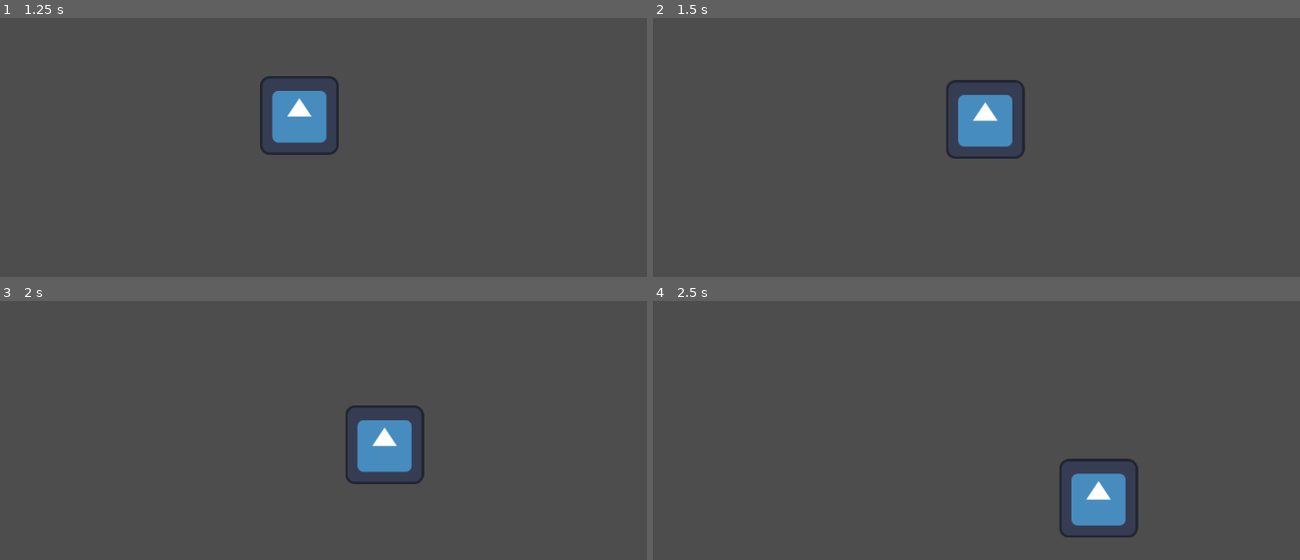
Above: before the commit, frames 1-4 (two rows, left to right).
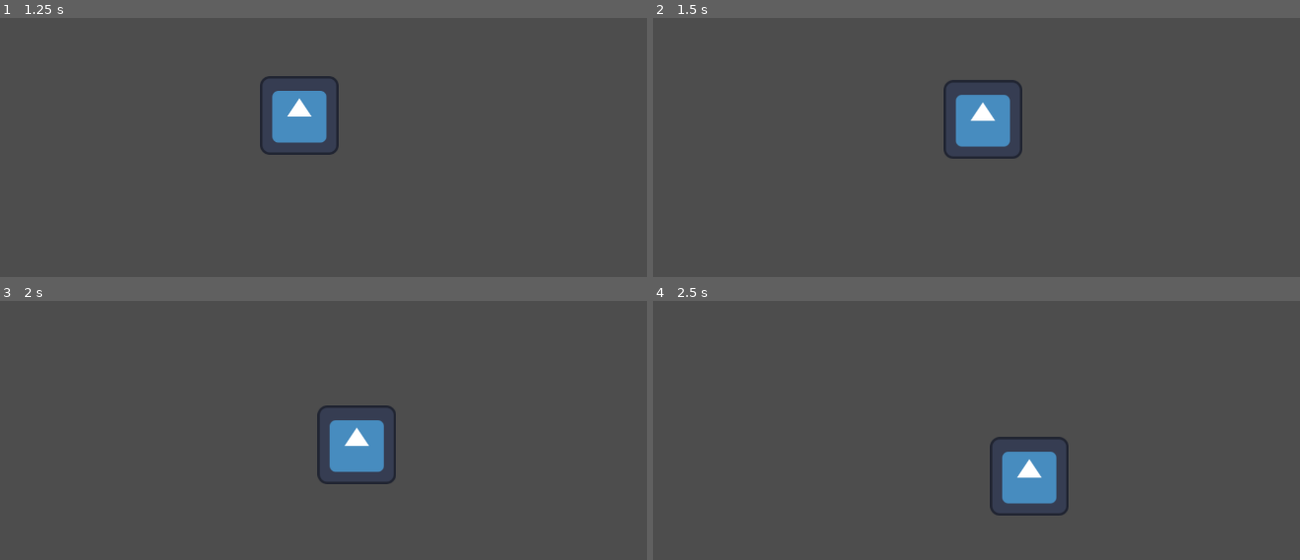
Above: after the commit, the same moments.

Repository: JhonChoulay/the-hackathon-game
Game: Godot game, scene res://Scenes/level.tscn
Same seed, same stepped clock (60 frames per second), same inputs: the game is played once before the commit and once after it. The engine's default icon, where the game draws it, is replaced by a stand-in: a white triangle on a blue panel in a dark square.
Inputs:
- Up to frame 1 (1.25 s): tap Enter at 0.5 s; hold D (right) from 0.53 s (still down)
- Up to frame 2 (1.5 s): release D (right) at 1.28 s; hold S (down) from 1.28 s (still down)
- Up to frame 3 (2 s): keep holding S (down)
- Up to frame 4 (2.5 s): release S (down) at 2.03 s; hold D (right) from 2.03 s (still down)

Frame 1 is identical in both runs. In frame 2, 0.7% of the frame differs, in the area x 44-58%, y 23-55%; in frame 3, 2.5%; in frame 4, 4.4%, in the area x 52-76%, y 52-92%.

Commit message:
Updated the code to use a class instead of variables

Diff:
--- a/Projects/Scenes/player.gd
+++ b/Projects/Scenes/player.gd
@@ -1,11 +1,12 @@
 extends CharacterBody2D
+class speed_class:
+	var x = 0
+	var y = 0
+	@export var loss = 5
+	@export var gain = 5
+	@export var max = 100
 
-var x_speed = 0
-var y_speed = 0
-@export var speed_loss = 2
-@export var speed_gain = 5
-@export var max_speed = 100
-
+var speed = speed_class.new()
 # Called when the node enters the scene tree for the first time.
 func _ready():
 	position = Vector2(640,360) # Place in the middle of the screen.
@@ -13,40 +14,40 @@
 # Called every frame. 'delta' is the elapsed time since the previous frame.
 func _process(_delta):
 	var direction = Input.get_vector("left","right","up","down")
-	velocity_calc(direction)
-	print(y_speed," ", direction.y)
-	velocity = Vector2(x_speed,y_speed)
+	velocity_calc(direction,speed)
+	print(speed.y," ", direction.y)
+	velocity = Vector2(speed.x,speed.y)
 	move_and_slide()
 
-func velocity_calc(direction):
+func velocity_calc(direction, speed):
 											## X axis speed and velocity management
 	if direction.x != 0: #If moving
-		x_speed += direction.x * speed_gain #Gain speed on the respective X axis direction (if negative direction = left)
+		speed.x += direction.x * speed.gain #Gain speed on the respective X axis direction (if negative direction = left)
 	else: #if left or right are not pressed
-		if x_speed < 0: #if the speed is going to the left
-			if x_speed <= -speed_loss:
-				x_speed += speed_loss #Start losing speed
+		if speed.x < 0: #if the speed is going to the left
+			if speed.x <= -speed.loss:
+				speed.x += speed.loss #Start losing speed
 			else:
-				x_speed = 0
-		elif x_speed > 0:#if the speed is going to the right
-			if x_speed >= speed_loss:
-				x_speed -= speed_loss #Start losing speed
+				speed.x = 0
+		elif speed.x > 0:#if the speed is going to the right
+			if speed.x >= speed.loss:
+				speed.x -= speed.loss #Start losing speed
 			else:
-				x_speed = 0				## End of X axis management
+				speed.x = 0				## End of X axis management
 
 #Similar or same actions on y axis
 
 	if direction.y != 0:					## Y axis speed and velocity management
-		y_speed += direction.y * speed_gain #Gain speed on the respective y axis direction (if negative direction = left)
+		speed.y += direction.y * speed.gain #Gain speed on the respective y axis direction (if negative direction = left)
 	else: #if left or right are not pressed
-		if y_speed < 0: #if the speed is going to the left
-			if y_speed <= -speed_loss:
-				y_speed += speed_loss #Start losing speed
+		if speed.y < 0: #if the speed is going to the left
+			if speed.y <= -speed.loss:
+				speed.y += speed.loss #Start losing speed
 			else:
-				y_speed = 0
-		elif y_speed > 0:#if the speed is going to the right
-			if y_speed >= speed_loss:
-				y_speed -= speed_loss #Start losing speed
+				speed.y = 0
+		elif speed.y > 0:#if the speed is going to the right
+			if speed.y >= speed.loss:
+				speed.y -= speed.loss #Start losing speed
 			else:
-				y_speed = 0				## End of y axis management
-			y_speed -= speed_loss 			## End of Y axis management
+				speed.y = 0				## End of y axis management
+			speed.y -= speed.loss 			## End of Y axis management
